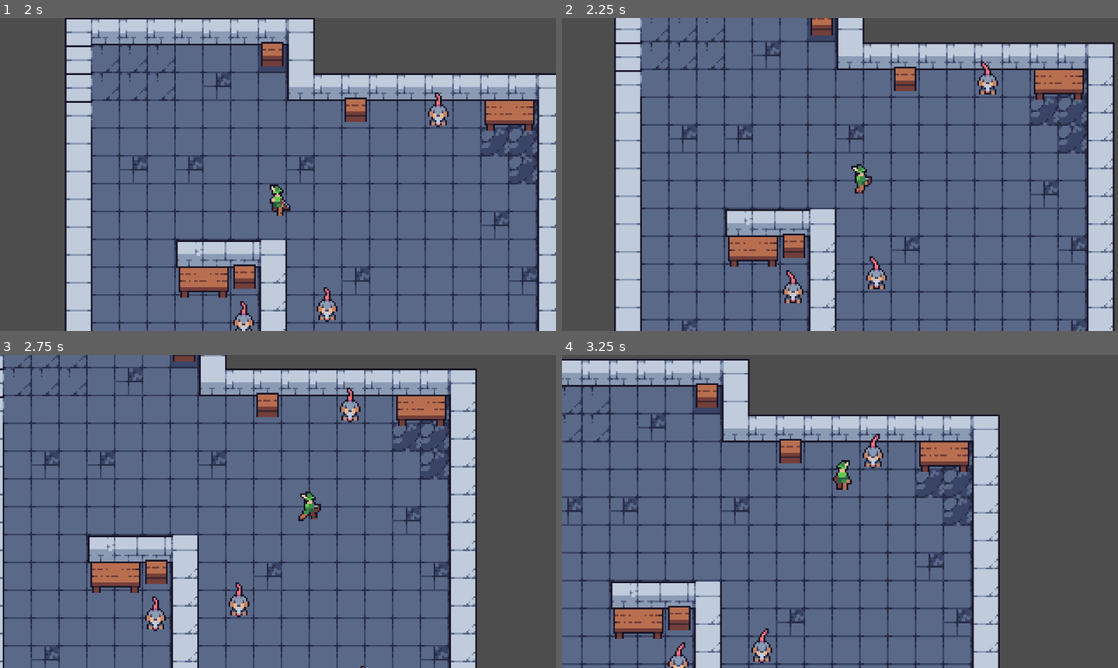
Above: before the commit, frames 1-4 (two rows, left to right).
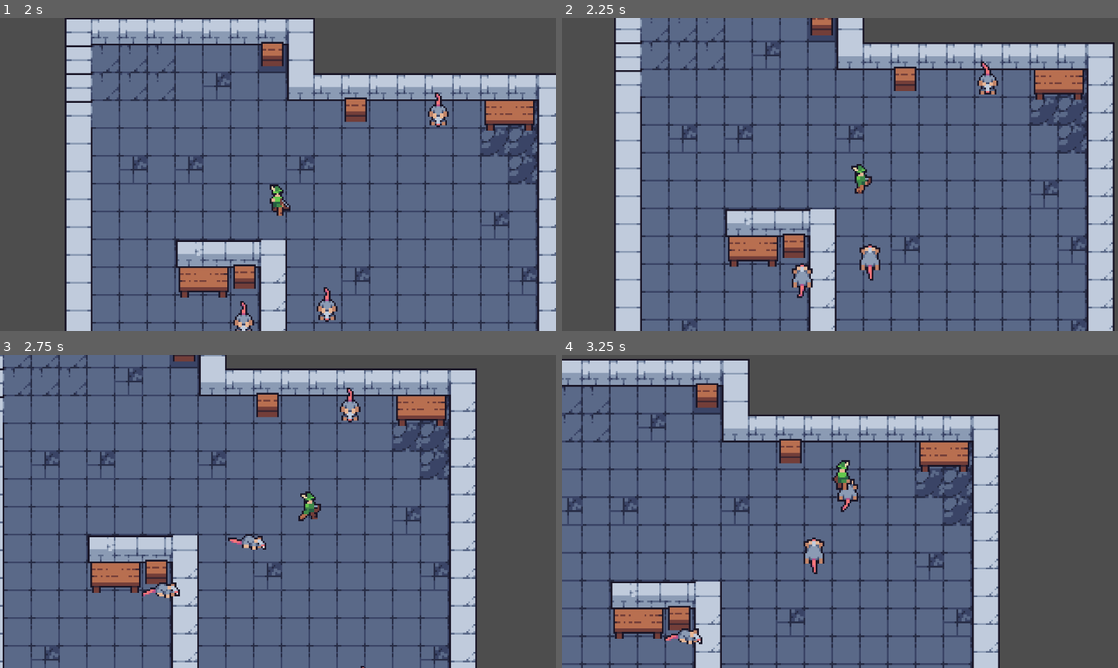
Above: after the commit, the same moments.

Repository: Arfitale/roguer
Game: Godot game, scene res://src/world.tscn
Same seed, same stepped clock (60 frames per second), same inputs: the game is played once before the commit and once after it.
Inputs:
- Up to frame 1 (2 s): hold D (move_right) 0.53-1.28 s; hold S (move_down) from 1.28 s (still down)
- Up to frame 2 (2.25 s): release S (move_down) at 2.03 s; hold D (move_right) from 2.03 s (still down)
- Up to frame 3 (2.75 s): keep holding D (move_right)
- Up to frame 4 (3.25 s): release D (move_right) at 2.78 s; hold W (move_up) from 2.78 s (still down)

Frame 1 is identical in both runs. In frame 2, 0.9% of the frame differs, in the area x 39-59%, y 72-92%; in frame 3, 0.9%; in frame 4, 1.3%, in the area x 18-58%, y 25-100%.

Commit message:
add wander state to rat enemy

Diff:
--- a/project.godot
+++ b/project.godot
@@ -8,11 +8,15 @@
 
 config_version=5
 
+[animation]
+
+compatibility/default_parent_skeleton_in_mesh_instance_3d=true
+
 [application]
 
 config/name="roguer"
 run/main_scene="uid://k8pyvoxdx21e"
-config/features=PackedStringArray("4.5", "GL Compatibility")
+config/features=PackedStringArray("4.6", "GL Compatibility")
 config/icon="res://icon.svg"
 
 [debug]
--- a/src/character/character.tscn
+++ b/src/character/character.tscn
@@ -649,7 +649,7 @@
 [sub_resource type="RectangleShape2D" id="RectangleShape2D_yny20"]
 size = Vector2(17, 20)
 
-[node name="CharacterBody2D" type="CharacterBody2D"]
+[node name="CharacterBody2D" type="CharacterBody2D" groups=["player"]]
 collision_layer = 2
 script = SubResource("GDScript_e5t7k")
 arrow_scene = ExtResource("1_2p3op")
--- a/src/character/enemy/rat.tscn
+++ b/src/character/enemy/rat.tscn
@@ -10,6 +10,7 @@
 enum EnemyState {
 	IDLE,
 	WANDER,
+	CHASE,
 	ATTACK,
 	HIT,
 	DEAD
@@ -24,6 +25,7 @@
 
 # Movement
 @export var speed := 40.0
+@export var chase_speed := 60.0
 @export var wander_time_range := Vector2(3.0, 5.0)
 @export var idle_time_range := Vector2(3.0, 5.0)
 
@@ -36,6 +38,9 @@
 @export var hit_stun_time := 0.15
 var knockback_velocity := Vector2.ZERO
 
+# Detection
+var player: Node2D = null
+
 # Animation
 @onready var animation_player := $AnimationPlayer
 var current_animation := \"\"
@@ -51,8 +56,8 @@
 	if state == EnemyState.HIT:
 		knockback_velocity = knockback_velocity.move_toward(Vector2.ZERO, 800 * delta)
 		velocity = knockback_velocity
-		move_and_slide()
-		return
+
+	move_and_slide()
 
 func _handle_state():
 	match state:
@@ -62,10 +67,17 @@
 		EnemyState.WANDER:
 			_handle_wander_state()
 
+		EnemyState.CHASE:
+			_handle_chase_state()
+
 func _handle_idle_state():
-	pass
+	if player and state != EnemyState.HIT:
+		_enter_chase_state()
 
 func _enter_idle_state():
+	if state == EnemyState.DEAD:
+		return
+
 	_play_animation(_direction_to_anim(\"idle\", facing_direction))
 	_start_idle_timer()
 
@@ -77,8 +89,10 @@
 		_enter_wander_state()
 
 func _handle_wander_state():
+	if player:
+		_enter_chase_state()
+
 	velocity = speed * wander_direction
-	move_and_slide()
 
 	if get_slide_collision_count() > 0:
 		_stop_wander()
@@ -97,6 +111,27 @@
 func _stop_wander() -> void:
 	_enter_idle_state()
 	velocity = Vector2.ZERO
+
+func _handle_chase_state():
+	if not player:
+		velocity = Vector2.ZERO
+		_enter_idle_state()
+		return
+
+	var direction = (player.global_position - global_position).normalized()
+	facing_direction = direction
+	velocity = direction * chase_speed
+	_play_animation(_direction_to_anim(\"move\", direction))
+
+func _enter_chase_state():
+	if state == EnemyState.HIT or state == EnemyState.DEAD:
+		return
+
+	if not player:
+		_enter_idle_state()
+		return
+
+	state = EnemyState.CHASE
 
 func _play_animation(animation: String):
 	if animation == current_animation:
@@ -143,6 +178,14 @@
 	sprite.modulate = Color(1.0, 0.0, 0.0, 1.0)
 	await get_tree().create_timer(0.08).timeout
 	sprite.modulate = Color.WHITE
+
+func _on_detection_area_body_entered(body: Node2D) -> void:
+	if body.is_in_group(\"player\"):
+		player = body
+
+func _on_detection_area_body_exited(body: Node2D) -> void:
+	if body == player:
+		player = null
 "
 
 [sub_resource type="RectangleShape2D" id="RectangleShape2D_lwlmw"]
@@ -613,6 +656,162 @@
 "values": [Vector2(-1, -3)]
 }
 
+[sub_resource type="Animation" id="Animation_3aq42"]
+resource_name = "move_left"
+length = 0.6
+loop_mode = 1
+step = 0.1
+tracks/0/type = "value"
+tracks/0/imported = false
+tracks/0/enabled = true
+tracks/0/path = NodePath("Sprite2D:frame")
+tracks/0/interp = 1
+tracks/0/loop_wrap = true
+tracks/0/keys = {
+"times": PackedFloat32Array(0, 0.1, 0.2, 0.3, 0.4, 0.5),
+"transitions": PackedFloat32Array(1, 1, 1, 1, 1, 1),
+"update": 1,
+"values": [64, 65, 66, 67, 68, 69]
+}
+tracks/1/type = "value"
+tracks/1/imported = false
+tracks/1/enabled = true
+tracks/1/path = NodePath("Sprite2D:flip_h")
+tracks/1/interp = 1
+tracks/1/loop_wrap = true
+tracks/1/keys = {
+"times": PackedFloat32Array(0),
+"transitions": PackedFloat32Array(1),
+"update": 1,
+"values": [false]
+}
+tracks/2/type = "value"
+tracks/2/imported = false
+tracks/2/enabled = true
+tracks/2/path = NodePath("CollisionShape2D:shape:size")
+tracks/2/interp = 1
+tracks/2/loop_wrap = true
+tracks/2/keys = {
+"times": PackedFloat32Array(0),
+"transitions": PackedFloat32Array(1),
+"update": 0,
+"values": [Vector2(10, 4)]
+}
+tracks/3/type = "value"
+tracks/3/imported = false
+tracks/3/enabled = true
+tracks/3/path = NodePath("CollisionShape2D:position")
+tracks/3/interp = 1
+tracks/3/loop_wrap = true
+tracks/3/keys = {
+"times": PackedFloat32Array(0),
+"transitions": PackedFloat32Array(1),
+"update": 0,
+"values": [Vector2(2, 1)]
+}
+tracks/4/type = "value"
+tracks/4/imported = false
+tracks/4/enabled = true
+tracks/4/path = NodePath("Hurtbox/CollisionShape2D:shape:size")
+tracks/4/interp = 1
+tracks/4/loop_wrap = true
+tracks/4/keys = {
+"times": PackedFloat32Array(0),
+"transitions": PackedFloat32Array(1),
+"update": 0,
+"values": [Vector2(22, 10)]
+}
+tracks/5/type = "value"
+tracks/5/imported = false
+tracks/5/enabled = true
+tracks/5/path = NodePath("Hurtbox/CollisionShape2D:position")
+tracks/5/interp = 1
+tracks/5/loop_wrap = true
+tracks/5/keys = {
+"times": PackedFloat32Array(0),
+"transitions": PackedFloat32Array(1),
+"update": 0,
+"values": [Vector2(5, 0)]
+}
+
+[sub_resource type="Animation" id="Animation_ubwt0"]
+resource_name = "move_right"
+length = 0.6
+loop_mode = 1
+step = 0.1
+tracks/0/type = "value"
+tracks/0/imported = false
+tracks/0/enabled = true
+tracks/0/path = NodePath("Sprite2D:frame")
+tracks/0/interp = 1
+tracks/0/loop_wrap = true
+tracks/0/keys = {
+"times": PackedFloat32Array(0, 0.1, 0.2, 0.3, 0.4, 0.5),
+"transitions": PackedFloat32Array(1, 1, 1, 1, 1, 1),
+"update": 1,
+"values": [64, 65, 66, 67, 68, 69]
+}
+tracks/1/type = "value"
+tracks/1/imported = false
+tracks/1/enabled = true
+tracks/1/path = NodePath("Sprite2D:flip_h")
+tracks/1/interp = 1
+tracks/1/loop_wrap = true
+tracks/1/keys = {
+"times": PackedFloat32Array(0),
+"transitions": PackedFloat32Array(1),
+"update": 1,
+"values": [true]
+}
+tracks/2/type = "value"
+tracks/2/imported = false
+tracks/2/enabled = true
+tracks/2/path = NodePath("CollisionShape2D:shape:size")
+tracks/2/interp = 1
+tracks/2/loop_wrap = true
+tracks/2/keys = {
+"times": PackedFloat32Array(0),
+"transitions": PackedFloat32Array(1),
+"update": 0,
+"values": [Vector2(10, 4)]
+}
+tracks/3/type = "value"
+tracks/3/imported = false
+tracks/3/enabled = true
+tracks/3/path = NodePath("CollisionShape2D:position")
+tracks/3/interp = 1
+tracks/3/loop_wrap = true
+tracks/3/keys = {
+"times": PackedFloat32Array(0),
+"transitions": PackedFloat32Array(1),
+"update": 0,
+"values": [Vector2(-2, 1)]
+}
+tracks/4/type = "value"
+tracks/4/imported = false
+tracks/4/enabled = true
+tracks/4/path = NodePath("Hurtbox/CollisionShape2D:shape:size")
+tracks/4/interp = 1
+tracks/4/loop_wrap = true
+tracks/4/keys = {
+"times": PackedFloat32Array(0),
+"transitions": PackedFloat32Array(1),
+"update": 0,
+"values": [Vector2(22, 10)]
+}
+tracks/5/type = "value"
+tracks/5/imported = false
+tracks/5/enabled = true
+tracks/5/path = NodePath("Hurtbox/CollisionShape2D:position")
+tracks/5/interp = 1
+tracks/5/loop_wrap = true
+tracks/5/keys = {
+"times": PackedFloat32Array(0),
+"transitions": PackedFloat32Array(1),
+"update": 0,
+"values": [Vector2(-5, 0)]
+}
+
 [sub_resource type="Animation" id="Animation_7i57y"]
 resource_name = "move_up"
 length = 0.6
@@ -691,162 +890,6 @@
 "values": [Vector2(0, 2)]
 }
 
-[sub_resource type="Animation" id="Animation_3aq42"]
-resource_name = "move_left"
-length = 0.6
-loop_mode = 1
-step = 0.1
-tracks/0/type = "value"
-tracks/0/imported = false
-tracks/0/enabled = true
-tracks/0/path = NodePath("Sprite2D:frame")
-tracks/0/interp = 1
-tracks/0/loop_wrap = true
-tracks/0/keys = {
-"times": PackedFloat32Array(0, 0.1, 0.2, 0.3, 0.4, 0.5),
-"transitions": PackedFloat32Array(1, 1, 1, 1, 1, 1),
-"update": 1,
-"values": [64, 65, 66, 67, 68, 69]
-}
-tracks/1/type = "value"
-tracks/1/imported = false
-tracks/1/enabled = true
-tracks/1/path = NodePath("Sprite2D:flip_h")
-tracks/1/interp = 1
-tracks/1/loop_wrap = true
-tracks/1/keys = {
-"times": PackedFloat32Array(0),
-"transitions": PackedFloat32Array(1),
-"update": 1,
-"values": [false]
-}
-tracks/2/type = "value"
-tracks/2/imported = false
-tracks/2/enabled = true
-tracks/2/path = NodePath("CollisionShape2D:shape:size")
-tracks/2/interp = 1
-tracks/2/loop_wrap = true
-tracks/2/keys = {
-"times": PackedFloat32Array(0),
-"transitions": PackedFloat32Array(1),
-"update": 0,
-"values": [Vector2(10, 4)]
-}
-tracks/3/type = "value"
-tracks/3/imported = false
-tracks/3/enabled = true
-tracks/3/path = NodePath("CollisionShape2D:position")
-tracks/3/interp = 1
-tracks/3/loop_wrap = true
-tracks/3/keys = {
-"times": PackedFloat32Array(0),
-"transitions": PackedFloat32Array(1),
-"update": 0,
-"values": [Vector2(2, 1)]
-}
-tracks/4/type = "value"
-tracks/4/imported = false
-tracks/4/enabled = true
-tracks/4/path = NodePath("Hurtbox/CollisionShape2D:shape:size")
-tracks/4/interp = 1
-tracks/4/loop_wrap = true
-tracks/4/keys = {
-"times": PackedFloat32Array(0),
-"transitions": PackedFloat32Array(1),
-"update": 0,
-"values": [Vector2(22, 10)]
-}
-tracks/5/type = "value"
-tracks/5/imported = false
-tracks/5/enabled = true
-tracks/5/path = NodePath("Hurtbox/CollisionShape2D:position")
-tracks/5/interp = 1
-tracks/5/loop_wrap = true
-tracks/5/keys = {
-"times": PackedFloat32Array(0),
-"transitions": PackedFloat32Array(1),
-"update": 0,
-"values": [Vector2(5, 0)]
-}
-
-[sub_resource type="Animation" id="Animation_ubwt0"]
-resource_name = "move_right"
-length = 0.6
-loop_mode = 1
-step = 0.1
-tracks/0/type = "value"
-tracks/0/imported = false
-tracks/0/enabled = true
-tracks/0/path = NodePath("Sprite2D:frame")
-tracks/0/interp = 1
-tracks/0/loop_wrap = true
-tracks/0/keys = {
-"times": PackedFloat32Array(0, 0.1, 0.2, 0.3, 0.4, 0.5),
-"transitions": PackedFloat32Array(1, 1, 1, 1, 1, 1),
-"update": 1,
-"values": [64, 65, 66, 67, 68, 69]
-}
-tracks/1/type = "value"
-tracks/1/imported = false
-tracks/1/enabled = true
-tracks/1/path = NodePath("Sprite2D:flip_h")
-tracks/1/interp = 1
-tracks/1/loop_wrap = true
-tracks/1/keys = {
-"times": PackedFloat32Array(0),
-"transitions": PackedFloat32Array(1),
-"update": 1,
-"values": [true]
-}
-tracks/2/type = "value"
-tracks/2/imported = false
-tracks/2/enabled = true
-tracks/2/path = NodePath("CollisionShape2D:shape:size")
-tracks/2/interp = 1
-tracks/2/loop_wrap = true
-tracks/2/keys = {
-"times": PackedFloat32Array(0),
-"transitions": PackedFloat32Array(1),
-"update": 0,
-"values": [Vector2(10, 4)]
-}
-tracks/3/type = "value"
-tracks/3/imported = false
-tracks/3/enabled = true
-tracks/3/path = NodePath("CollisionShape2D:position")
-tracks/3/interp = 1
-tracks/3/loop_wrap = true
-tracks/3/keys = {
-"times": PackedFloat32Array(0),
-"transitions": PackedFloat32Array(1),
-"update": 0,
-"values": [Vector2(-2, 1)]
-}
-tracks/4/type = "value"
-tracks/4/imported = false
-tracks/4/enabled = true
-tracks/4/path = NodePath("Hurtbox/CollisionShape2D:shape:size")
-tracks/4/interp = 1
-tracks/4/loop_wrap = true
-tracks/4/keys = {
-"times": PackedFloat32Array(0),
-"transitions": PackedFloat32Array(1),
-"update": 0,
-"values": [Vector2(22, 10)]
-}
-tracks/5/type = "value"
-tracks/5/imported = false
-tracks/5/enabled = true
-tracks/5/path = NodePath("Hurtbox/CollisionShape2D:position")
-tracks/5/interp = 1
-tracks/5/loop_wrap = true
-tracks/5/keys = {
-"times": PackedFloat32Array(0),
-"transitions": PackedFloat32Array(1),
-"update": 0,
-"values": [Vector2(-5, 0)]
-}
-
 [sub_resource type="AnimationLibrary" id="AnimationLibrary_gawko"]
 _data = {
 &"RESET": SubResource("Animation_8s6hm"),
@@ -863,9 +906,12 @@
 [sub_resource type="RectangleShape2D" id="RectangleShape2D_8gb1b"]
 size = Vector2(12, 20)
 
+[sub_resource type="CircleShape2D" id="CircleShape2D_8gb1b"]
+radius = 60.00833
+
 [node name="Rat" type="CharacterBody2D"]
 collision_layer = 4
-collision_mask = 17
+collision_mask = 21
 script = SubResource("GDScript_w7mfs")
 max_health = 3
 
@@ -891,3 +937,14 @@
 position = Vector2(-1, -3)
 shape = SubResource("RectangleShape2D_8gb1b")
 debug_color = Color(0.9669991, 1.4439225e-06, 0.4800226, 0.41960785)
+
+[node name="DetectionArea" type="Area2D" parent="."]
+collision_layer = 0
+collision_mask = 2
+
+[node name="CollisionShape2D" type="CollisionShape2D" parent="DetectionArea"]
+position = Vector2(0, -3)
+shape = SubResource("CircleShape2D_8gb1b")
+
+[connection signal="body_entered" from="DetectionArea" to="." method="_on_detection_area_body_entered"]
+[connection signal="body_exited" from="DetectionArea" to="." method="_on_detection_area_body_exited"]
Not shown: 1 places in src/character/enemy/rat.tscn that only renumber resources
